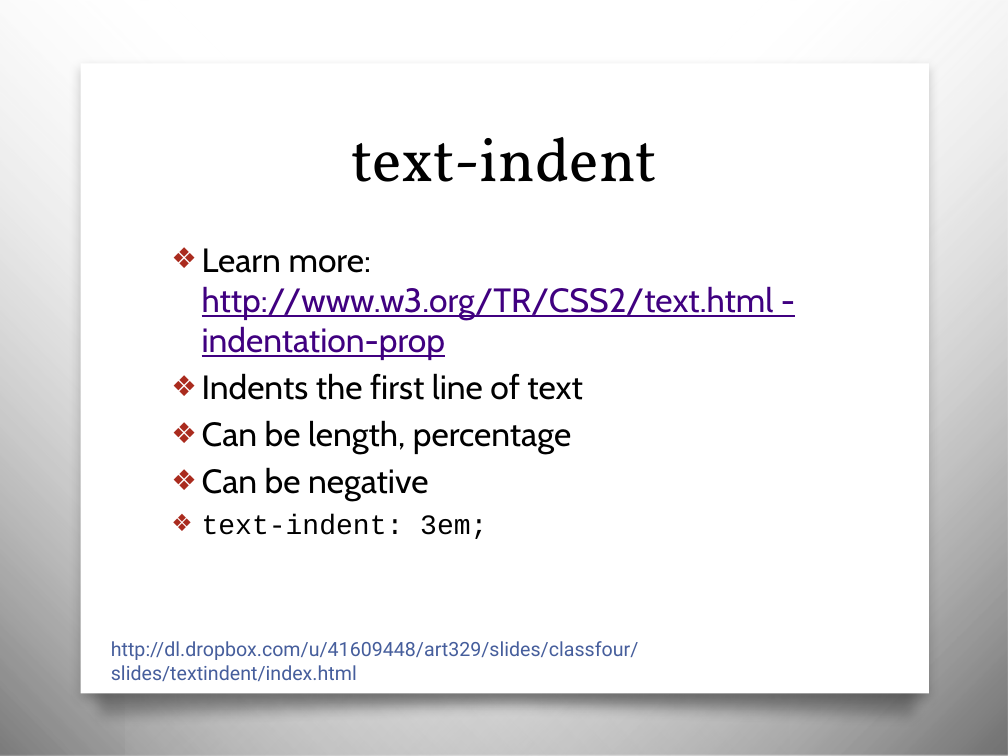
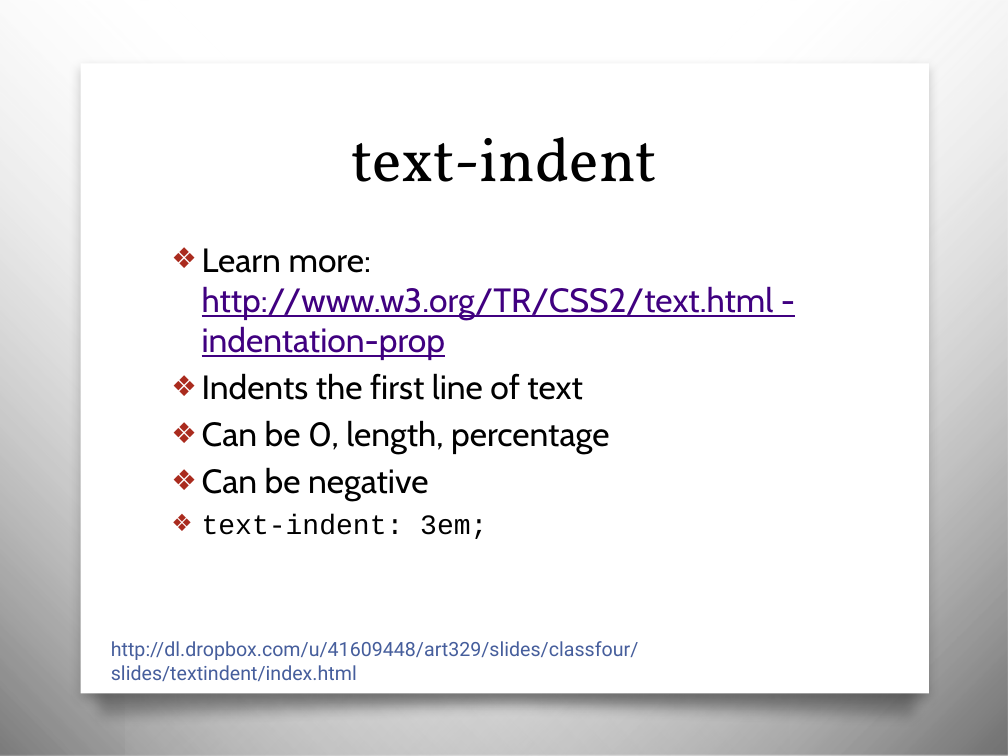
Before and after one commit to awayken/USF-ART329, a slide deck: slide 21 of slides/classfour/slides.pptx. Drawn at 1008x756 pixels with LibreOffice and Linux fonts; fonts in the diff are those of the drawing; background and template pictures are left out. Boxes give left, top, right and bottom in pixels: in the first picture for what was removed or moved away, otherwise in the second. Text is boxed around its words. In the diff, an @@ line names an element or a change of style, - is before the commit and + after.

```diff
--- a/slides/classfour/slides.pptx
+++ b/slides/classfour/slides.pptx
@@ text at box(202, 420, 609, 455): text changed @@
-❖ Can be length, percentage
+❖ Can be 0, length, percentage
```
Also in this commit, not shown: 5 other slides changed, 2 other files.
